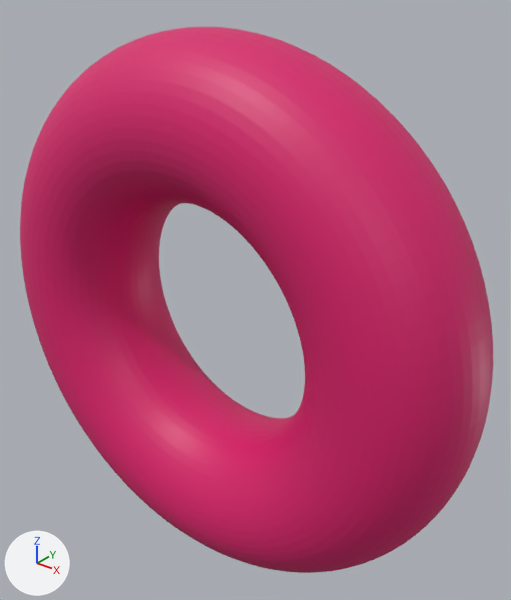
Renders of the glTF model assets/torus_grid_sweep/torus_R5_r7.glb from each side of a commit.
Rendered twice from a camera (50 mm lens) standing at (22.7, -25.3, 17.5) and looking at (1.2, 1.5, 0.9). Arrows for +X, +Y and +Z are at lower left; the lights stay in place. The picture after the commit comes second. Where no turn or scale is listed for an object, it has been applied to the vertices.

The scene before the commit, as lines of its bpy script (objects in view):
```python
me_geometry_0 = bpy.data.meshes.new('geometry_0')
me_geometry_0.from_pydata(...)  # 5000 vertices, 10000 faces; spans x -14.7..14.7, y -4.1..4.1, z -14.7..14.7
me_geometry_0.materials.append(mat_defaultmaterial)
ob_geometry_0 = bpy.data.objects.new('geometry_0', me_geometry_0)
ob_geometry_0.location = (0.0, 0.0, 0.0)
```
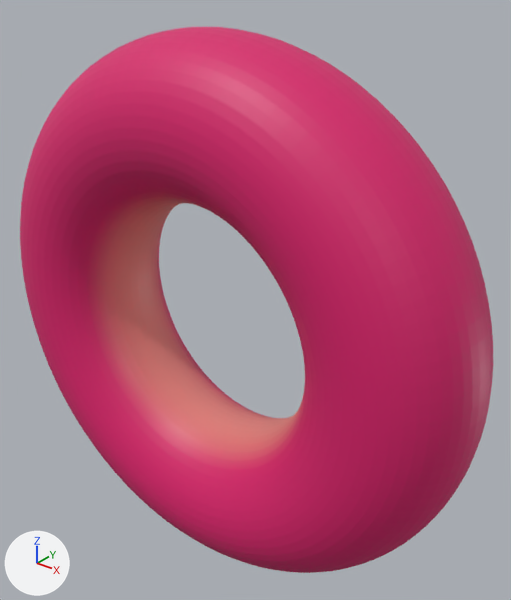
What differs and where, as boxes (x1, y1, x2, y2) in the pictures (511 x 600 px):
part 1 of me_geometry_0, recoloured (lighter): (106, 201, 300, 452) in both
part 2 of me_geometry_0, recoloured: (88, 190, 308, 471) in both

What the commit changed:
me_geometry_0 has 5000 vertices, 10000 faces and spans x -14.7..14.7, y -4.1..4.1, z -14.7..14.7.
me_geometry_0 is used by ob_geometry_0; location (0.0, 0.0, 0.0).
me_geometry_0 part 1: 1400 faces centred in x -6.8..6.8, y -1.7..1.7, z -6.8..6.8 are repainted in the vertex colours; the middle colour goes from pink #da1c6c to pink #e5837f.
me_geometry_0 part 2: 1400 faces centred in x -7.8..7.8, y -3.0..3.0, z -7.8..7.8 are repainted in the vertex colours; the middle colour goes from pink #da1c6c to pink #dd4b70.
